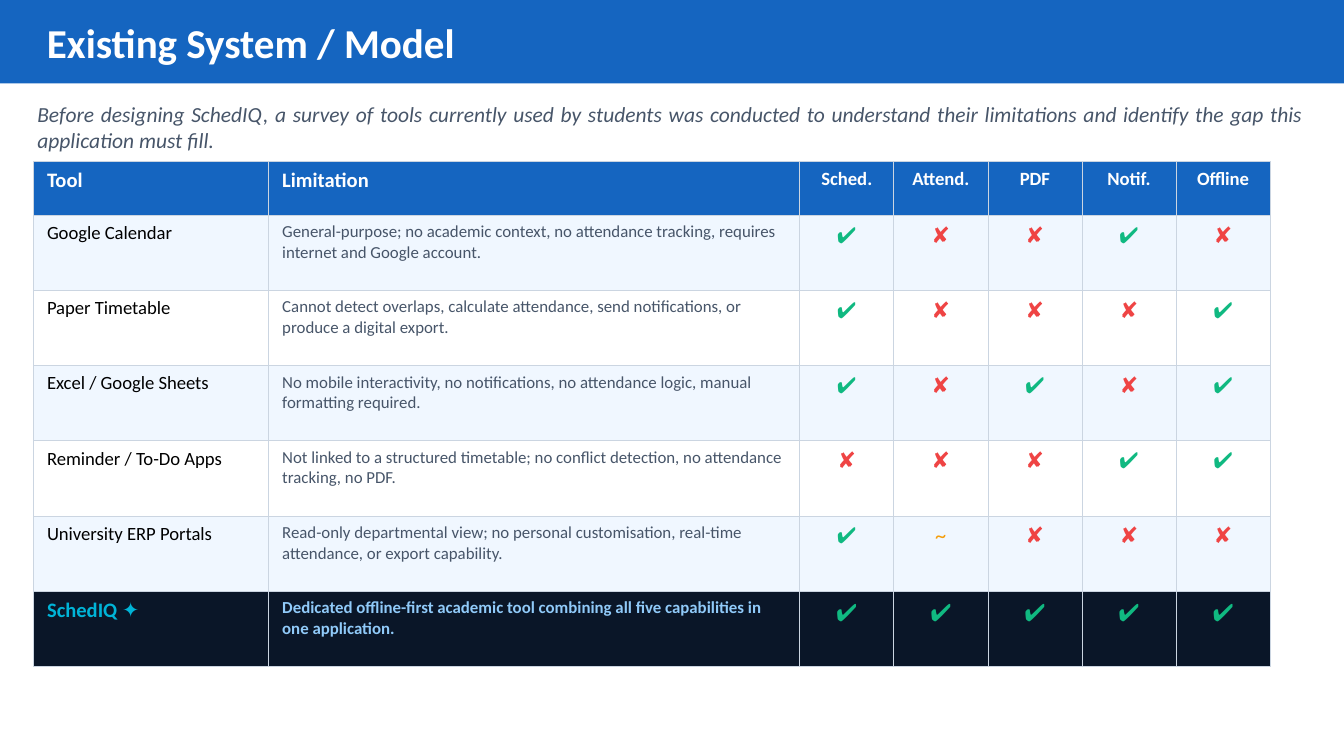
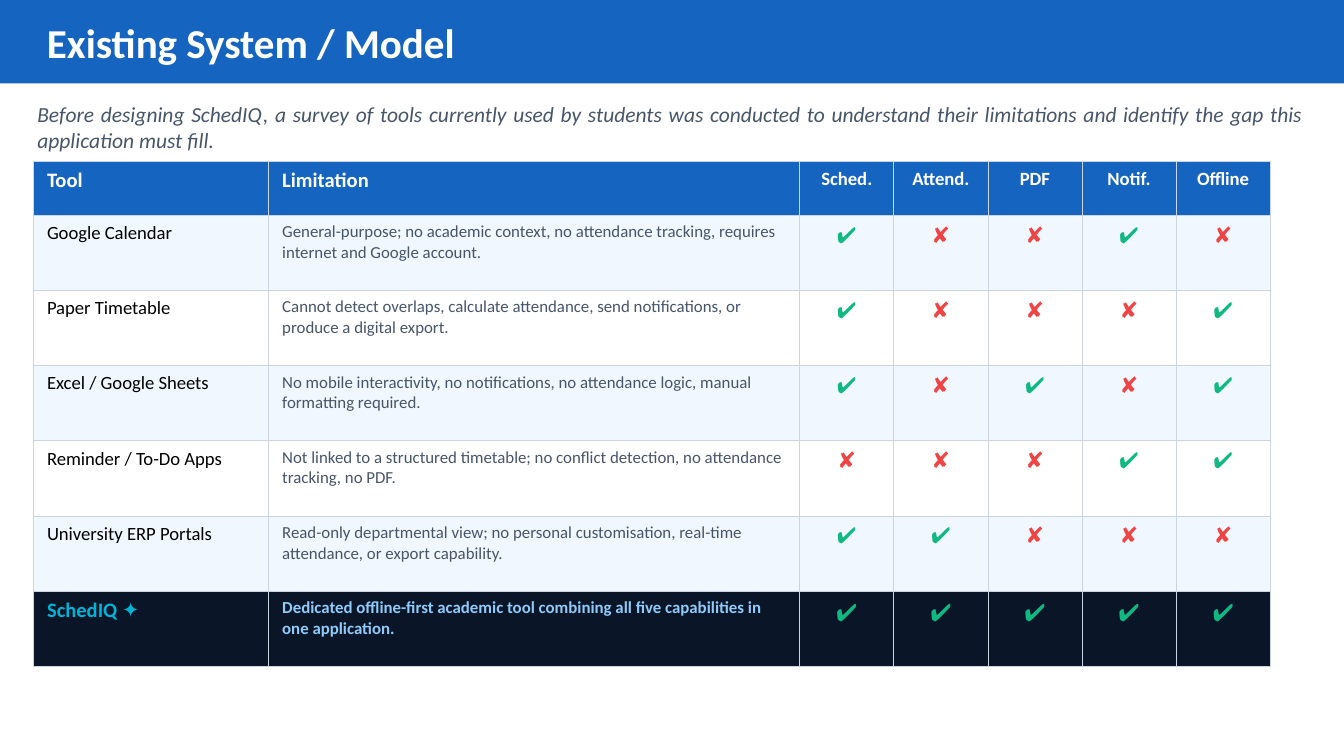
Before and after one commit to Kamalesh-Suresh-Kumar/VI-Mobile-Application-Development-Laboratory, a slide deck: slide 5 of miniproject_timetable_manager/Report and PPT/SchedIQ_Presentation.pptx. Drawn at 1344x756 pixels with LibreOffice and Linux fonts; fonts in the diff are those of the drawing. Boxes give left, top, right and bottom in pixels: in the first picture for what was removed or moved away, otherwise in the second. Text is boxed around its words. In the diff, an @@ line names an element or a change of style, - is before the commit and + after.

```diff
--- a/miniproject_timetable_manager/Report and PPT/SchedIQ_Presentation.pptx
+++ b/miniproject_timetable_manager/Report and PPT/SchedIQ_Presentation.pptx
@@ table at [34, 161, 1270, 667] @@
-row 6, column 4: ~
+row 6, column 4: ✔
```
Also in this commit, not shown: 1 other slide changed, 1 other file.
